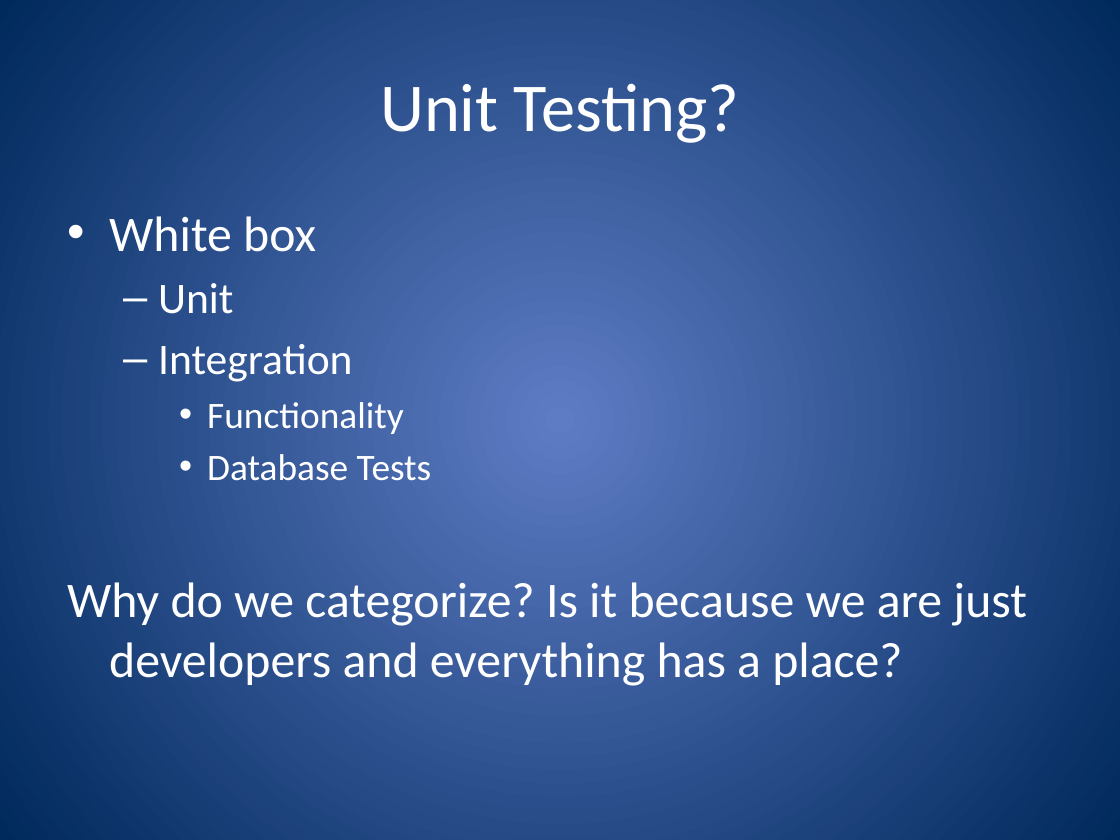
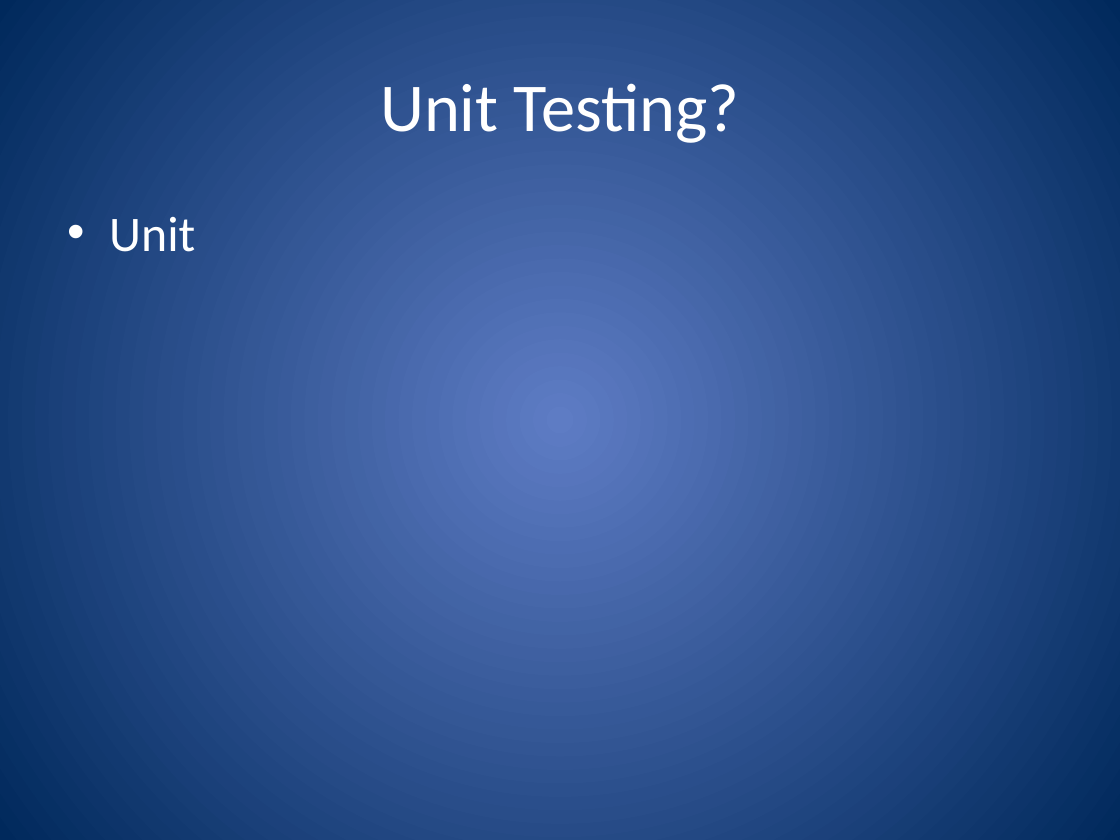
Before and after one commit to ferventcoder/presentations, a slide deck: slide 16 of dotNet/powershellbdd/AutomatedTestingForPowerShell.pptx (slide 15 before the commit). Drawn at 1120x840 pixels with LibreOffice and Linux fonts; fonts in the diff are those of the drawing. Boxes give left, top, right and bottom in pixels: in the first picture for what was removed or moved away, otherwise in the second. Text is boxed around its words. In the diff, an @@ line names an element or a change of style, - is before the commit and + after.

```diff
--- a/dotNet/powershellbdd/AutomatedTestingForPowerShell.pptx
+++ b/dotNet/powershellbdd/AutomatedTestingForPowerShell.pptx
@@ text "Unit" at <box>109,217,195,252</box>: size 28 to 32 pt; bullet – to •; list level 2 to 1 in "Unit" @@
@@ text at <box>109,216,316,252</box>: paragraph removed @@
-• White box
@@ text at <box>67,344,1027,686</box>: paragraphs removed @@
-  – Integration
-    • Functionality
-    • Database Tests
-Why do we categorize? Is it because we are just developers and everything has a place?
```
Also in this commit, not shown: 6 other slides changed, 12 slides added, 1 slide removed.
